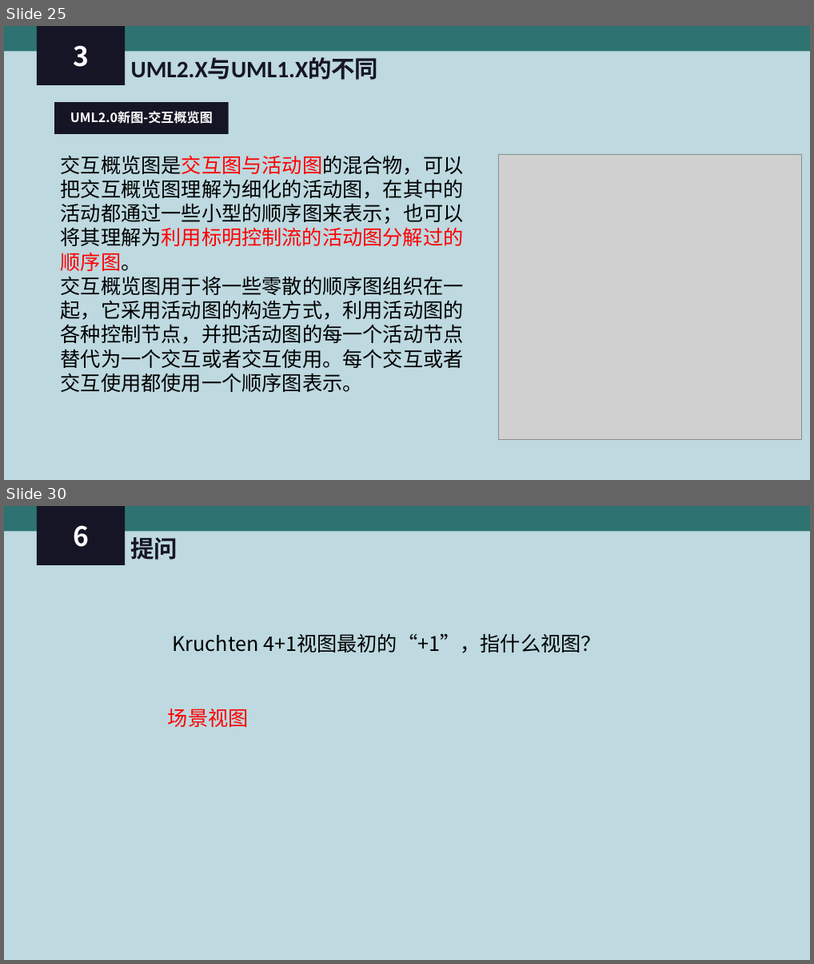
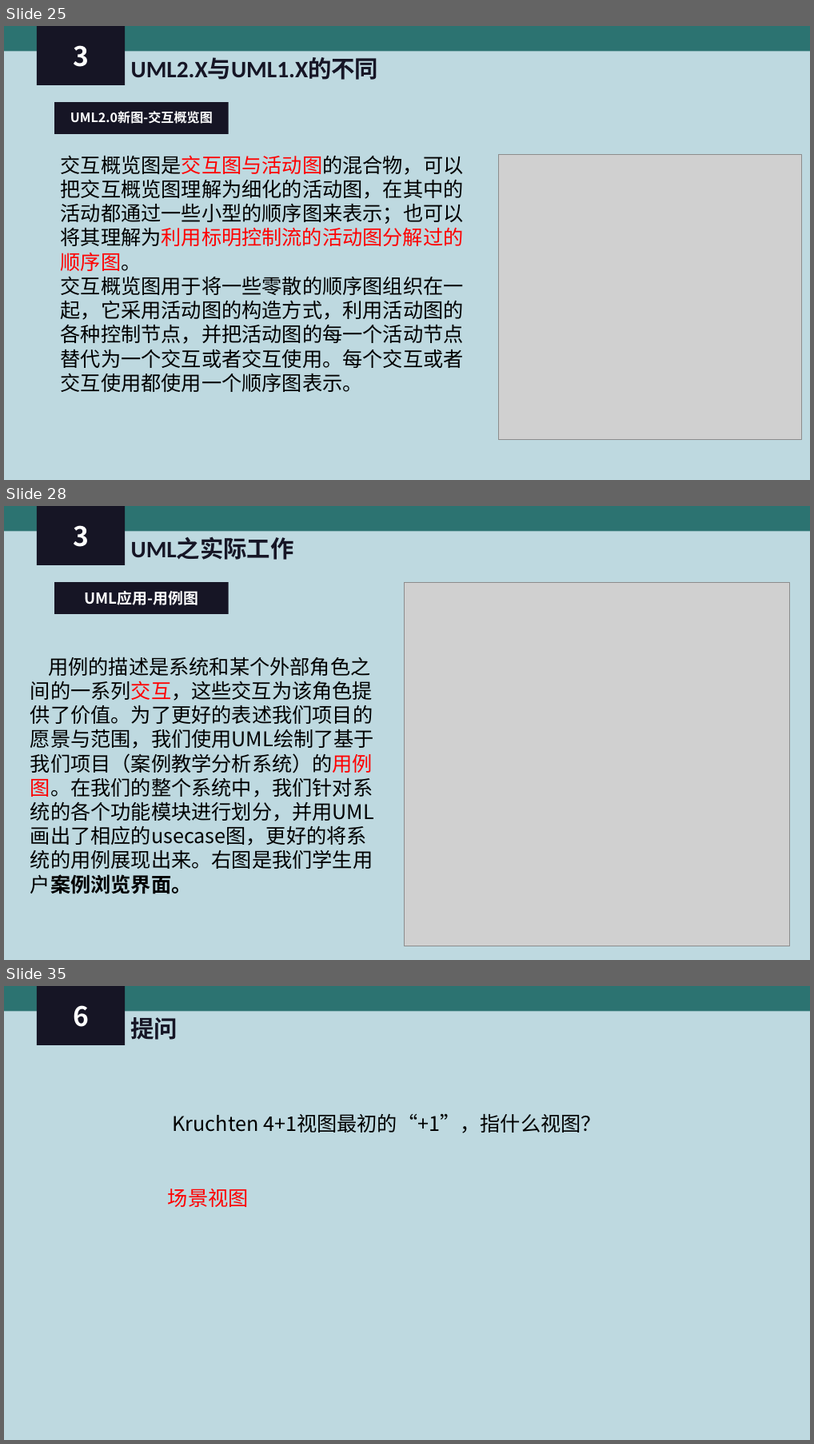
Before and after one commit to PRD-2018-G04/PRD-2018-G04, a slide deck: G04项目组/受控文档/翻转课堂PPT/PRD2018-G04-UML 应用和问题分析.ppt. Shown one above the other, each under a label of ours: slides 25 and 30 before the commit, slides 25, 28 and 35 after it; the slides between them are not shown. The pictures are 814x964 and 814x1444 pixels, drawn with LibreOffice and Linux fonts; fonts in the diff are those of the drawing; grey boxes stand for pictures. Boxes give left, top, right and bottom in pixels: in the first picture for what was removed or moved away, otherwise in the second. Text is boxed around its words. In the diff, an @@ line names an element or a change of style, - is before the commit and + after.

```diff
--- a/G04项目组/受控文档/翻转课堂PPT/PRD2018-G04-UML 应用和问题分析.ppt
+++ b/G04项目组/受控文档/翻转课堂PPT/PRD2018-G04-UML 应用和问题分析.ppt
@@ slide 28 added at [4, 506, 810, 960], background #BED9E0 @@
@@ rectangle added at [4, 506, 810, 532], fill #2C7371 @@
@@ rectangle added at [37, 506, 125, 565], fill #161525, 32 pt, text #FFFFFF, bold @@
+3
@@ text added at [131, 537, 294, 560], 28 pt, text #161525, bold @@
+UML之实际工作
@@ rectangle added at [54, 582, 229, 614], fill #161525, 18 pt, text #FFFFFF, bold @@
+UML应用-用例图
@@ picture added at [405, 582, 790, 945] @@
@@ text added at [30, 657, 374, 894], 24 pt, text #000000 @@
+用例的描述是系统和某个外部角色之间的一系列交互，这些交互为该角色提供了价值。为了更好的表述我们项目的愿景与范围，我们使用UML绘制了基于我们项目（案例教学分析系统）的用例图。在我们的整个系统中，我们针对系统的各个功能模块进行划分，并用UML画出了相应的usecase图，更好的将系统的用例展现出来。右图是我们学生用户案例浏览界面。
@@ what was slide 30 is now slide 35 @@
```
Also in this commit, not shown: 5 slides changed, 4 other slides added, 4 other files.
